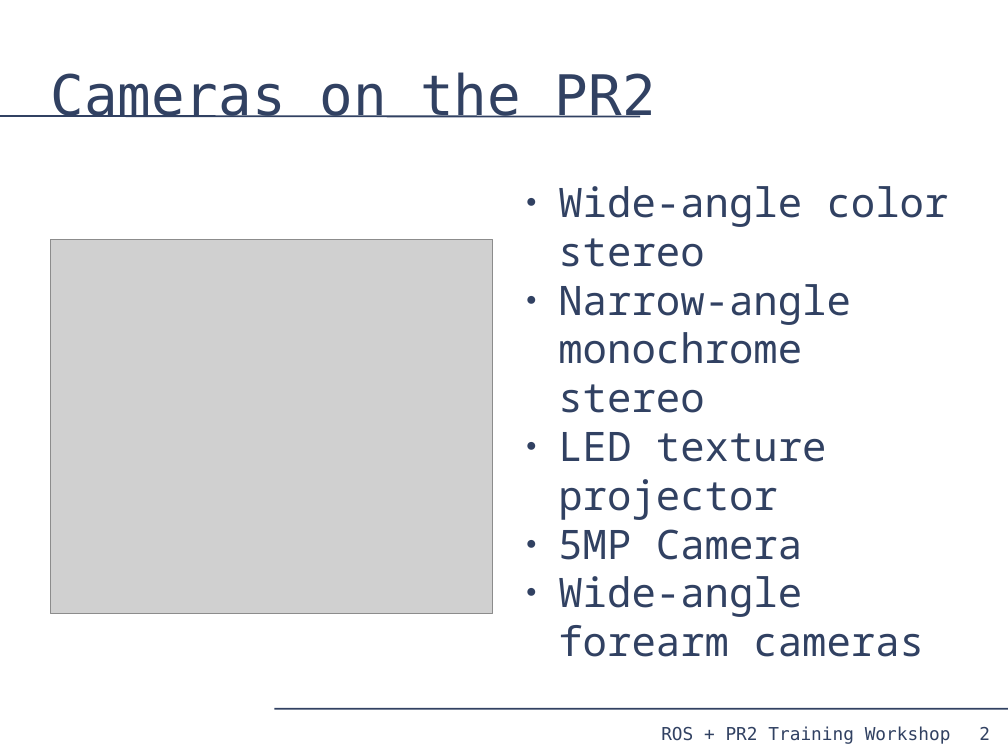
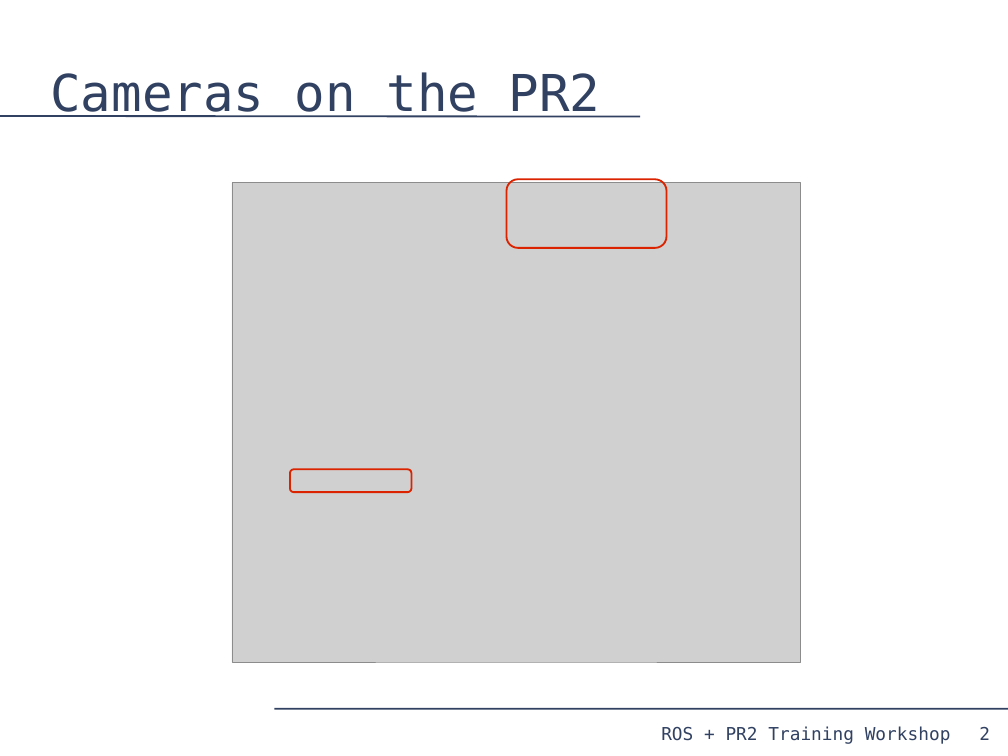
Before and after one commit to PR2/pr2_docs, a slide deck: slide 2 of pr2_training_workshop/processing_camera_data/slides.odp. Drawn at 1008x756 pixels with LibreOffice and Linux fonts; fonts in the diff are those of the drawing; grey boxes stand for pictures. Boxes give left, top, right and bottom in pixels: in the first picture for what was removed or moved away, otherwise in the second. Text is boxed around its words. In the diff, an @@ line names an element or a change of style, - is before the commit and + after.

Commit message:
Just formatting tweaks

```diff
--- a/pr2_training_workshop/processing_camera_data/slides.odp
+++ b/pr2_training_workshop/processing_camera_data/slides.odp
@@ title "Cameras on the PR2" at (50,72,601,118): size 44 to 40 pt @@
@@ rounded rectangle added at (507,179,667,248), outline #DC2300 1.45 pt @@
@@ picture: place and size @@
-picture at (50,240,493,614)
+picture at (232,183,800,662)
@@ text removed at (558,186,949,657) @@
-● Wide-angle color stereo
-● Narrow-angle monochrome stereo
-● LED texture projector
-● 5MP Camera
-● Wide-angle forearm cameras
@@ rounded rectangle added at (290,469,412,492), outline #DC2300 1.45 pt @@
```
Also in this commit, not shown: 21 other slides changed.
